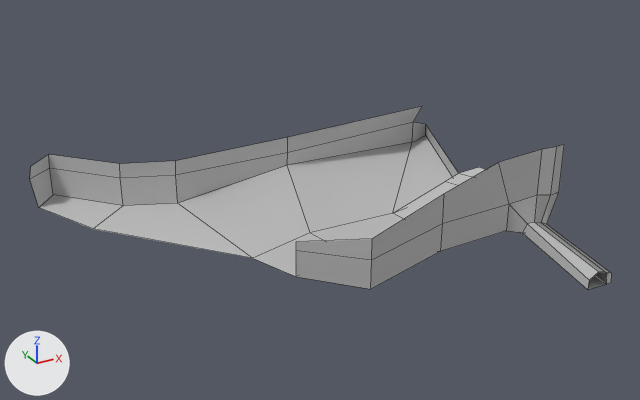
What one commit did to the FBX model Assets/Terrain/terrain_W2A1.fbx.
One viewpoint serves both versions: a 50 mm lens placed at (-644.0, -790.0, 232.0), pointed at (-431.0, -404.0, 39.0). The lights are fixed; the arrows at lower left show +X, +Y and +Z. Mesh edges are drawn as thin lines. Where no turn or scale is listed for an object, it has been applied to the vertices.

Objects in the first picture: 'W2A1_mesh'.
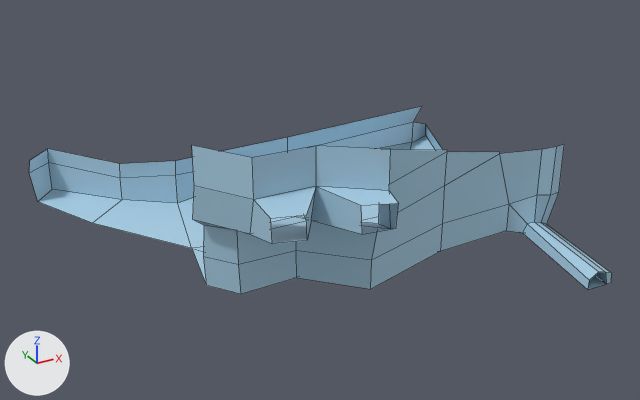
Boxes (x1, y1, x2, y2) around the edits, measured in the pictures (640 x 400 px):
'W2A1_mesh', reshaped
    before: (30, 106, 612, 289)
    after: (29, 106, 612, 294)
part 1 of me_mesh, built on
    before: (30, 149, 542, 277)
    after: (29, 145, 542, 294)
part 2 of me_mesh, recoloured (grey to blue)
    both: (120, 106, 612, 289)

What the commit changed:
Material 'W2_shade' (mat_w2_shade) is new.
Its base color is (0.4, 0.625, 0.784) (blue #aacfe5).
me_mesh is used by ob_w2a1_mesh; location (-357.9, -411.9, 31.7).
me_mesh had 68 vertices, 54 faces and spanned x -201.0..68.0, y -125.0..147.0, z -21.0..45.0.
me_mesh now has 99 vertices, 79 faces and spans x -201.0..68.0, y -125.0..147.0, z -17.0..63.0.
Part 1, on me_mesh:
1 vertex is removed from x -106.0, y -26.0, z 5.0.
2 faces are deleted.
7 vertices in x -201.0..-155.0, y 92.0..147.0, z -21.0..9.0 move by (0.0, 0.0, 4.0).
5 vertices move from x -187.0..-5.0, y -55.0..147.0, z -15.0..38.0 to x -187.0..-5.0, y -55.0..147.0, z -15.0..43.0.
27 vertices are added at x -155.0..-5.0, y -80.0..-9.0, z -16.0..50.0.
5 new vertices lie (0.0, 0.0, 20.0) away from vertices in x -155.0..-76.0, y -68.0..-19.0, z 38.0..43.0.
27 new faces join them.
me_mesh part 2: 53 faces spanning x -201.0..68.0, y -125.0..147.0, z -17.0..45.0 switch from mat_lambert1 (grey #bcbcbc) to mat_w2_shade (blue #aacfe5).
